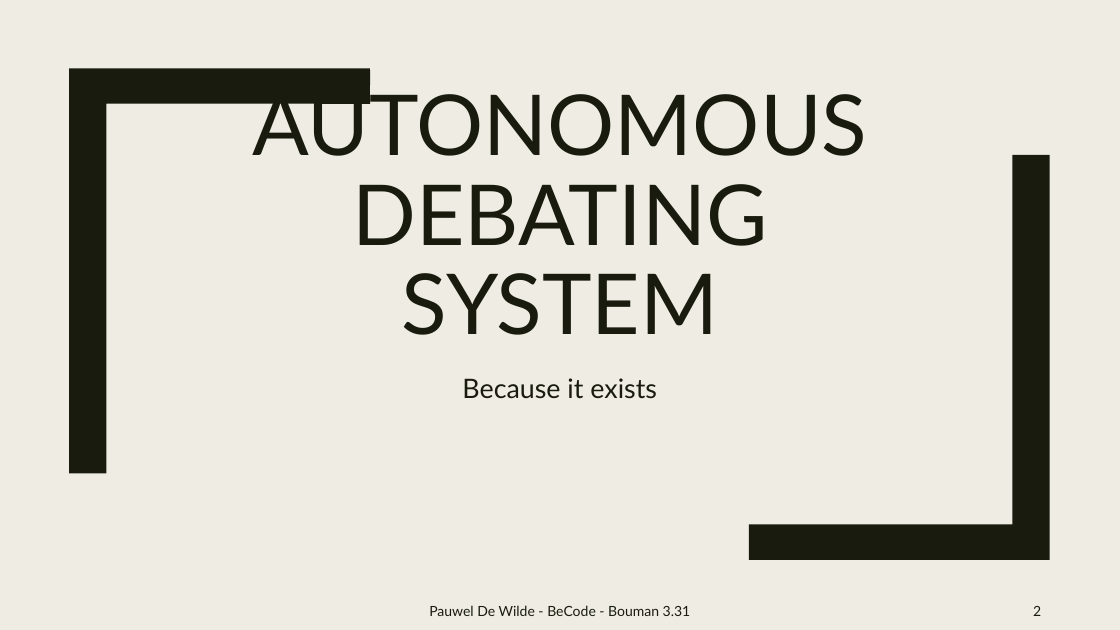
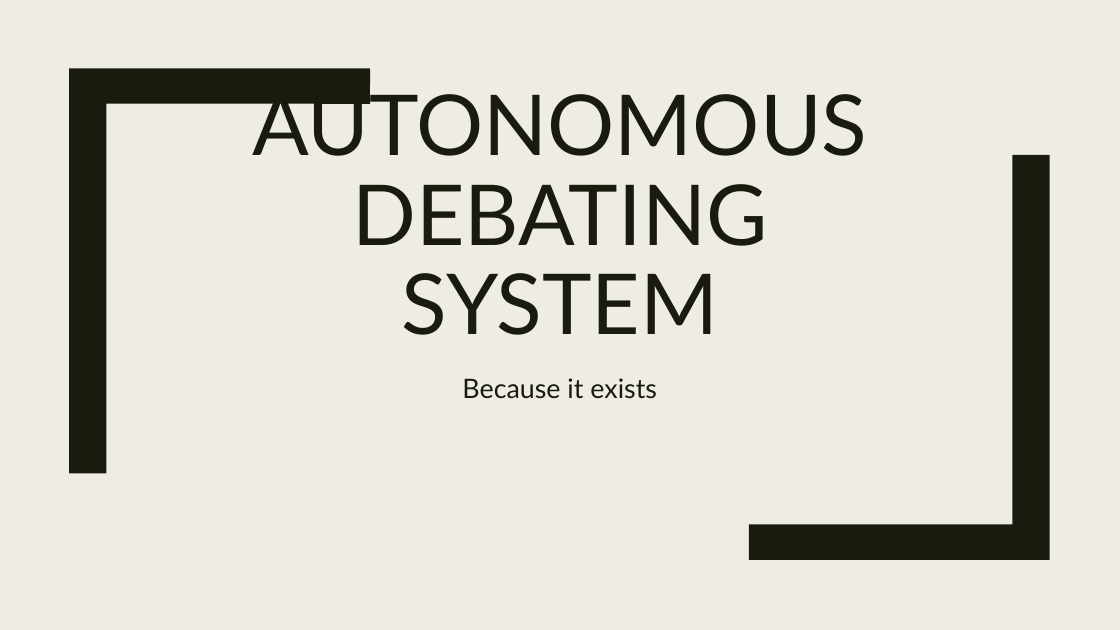
Before and after one commit to Pauwel1/BeCode, a slide deck: slide 1 of Autonomous Debating System.pptx. Drawn at 1120x630 pixels with LibreOffice and Linux fonts; fonts in the diff are those of the drawing. Boxes give left, top, right and bottom in pixels: in the first picture for what was removed or moved away, otherwise in the second. Text is boxed around its words. In the diff, an @@ line names an element or a change of style, - is before the commit and + after.

Commit message:
Autonomous Debating System

```diff
--- a/Autonomous Debating System.pptx
+++ b/Autonomous Debating System.pptx
@@ text removed at (x1=429, y1=605, x2=691, y2=616) @@
-Pauwel De Wilde - BeCode - Bouman 3.31
@@ page number removed at (x1=1033, y1=606, x2=1041, y2=616) @@
-2
```
Also in this commit, not shown: 2 other slides changed, 1 other file.
